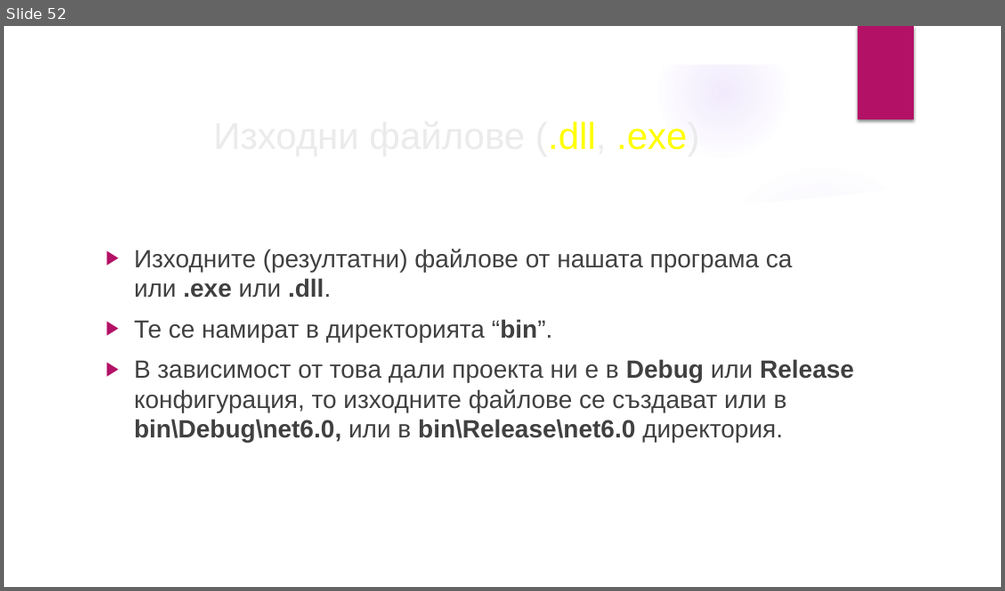
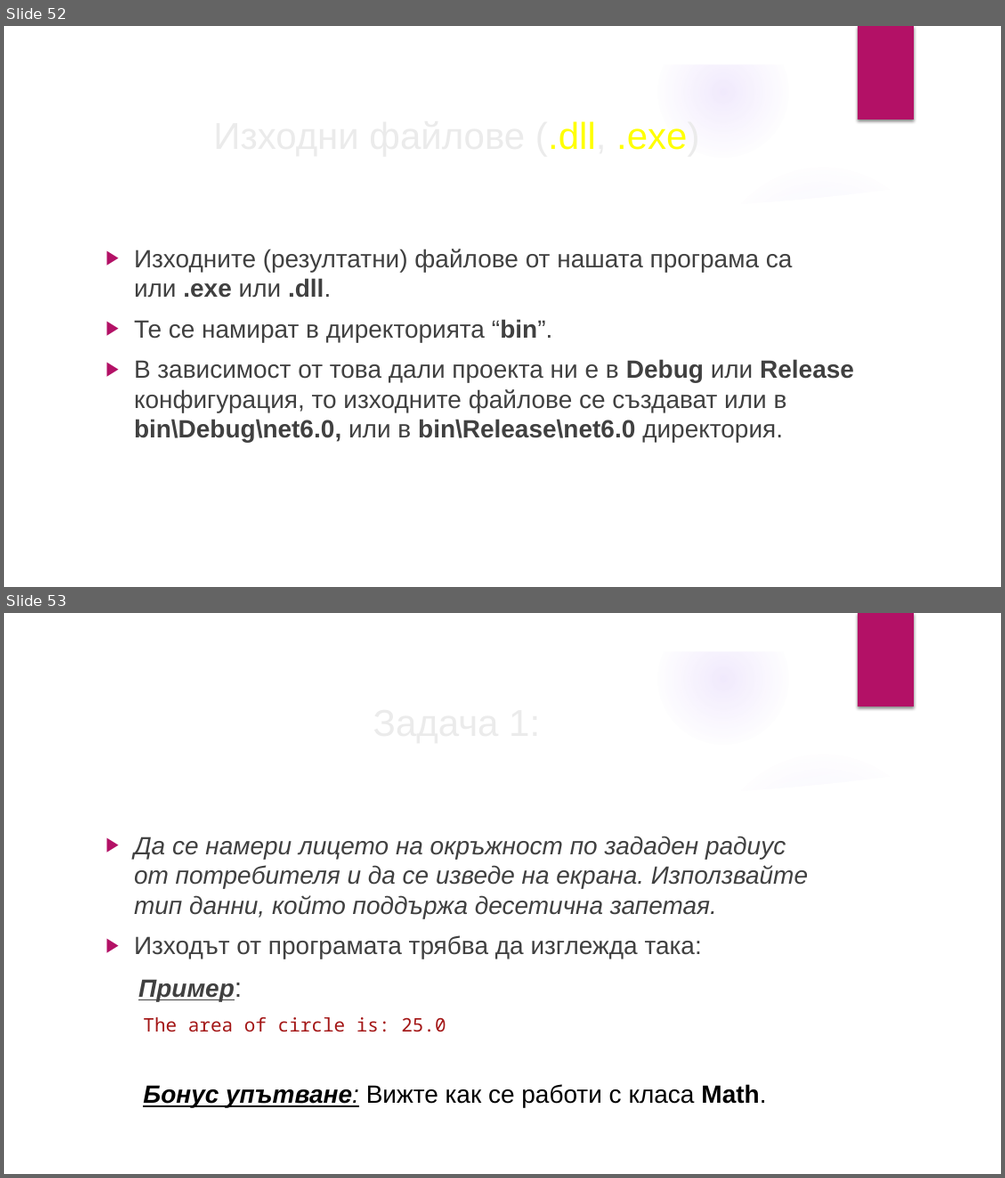
Before and after one commit to velizar92/CSharp-Programming-Presentations, a slide deck: C# Basics.pptx. Shown one above the other, each under a label of ours: slide 52 before the commit, slides 52 and 53 after it. The pictures are 1005x591 and 1005x1178 pixels, drawn with LibreOffice and Linux fonts; fonts in the diff are those of the drawing; background and template pictures are left out. Boxes give left, top, right and bottom in pixels: in the first picture for what was removed or moved away, otherwise in the second. Text is boxed around its words. In the diff, an @@ line names an element or a change of style, - is before the commit and + after.

```diff
--- a/C# Basics.pptx
+++ b/C# Basics.pptx
@@ slide 53 added at box(4, 613, 1001, 1174), background picture (left out); not listed: 9 template elements that a slide beside it also shows @@
@@ title added at box(98, 692, 815, 750), 36 pt, text #EBEBEB @@
+Задача 1:
@@ text added at box(134, 835, 808, 1108), 24 pt, text #404040, italic @@
+▶ Да се намери лицето на окръжност по зададен радиус от потребителя и да се изведе на екрана. Използвайте тип данни, който поддържа десетична запетая.
+▶ Изходът от програмата трябва да изглежда така:
+  Пример:
+  The area of circle is: 25.0
+  Бонус упътване: Вижте как се работи с класа Math.
```
Also in this commit, not shown: 5 other slides added.
